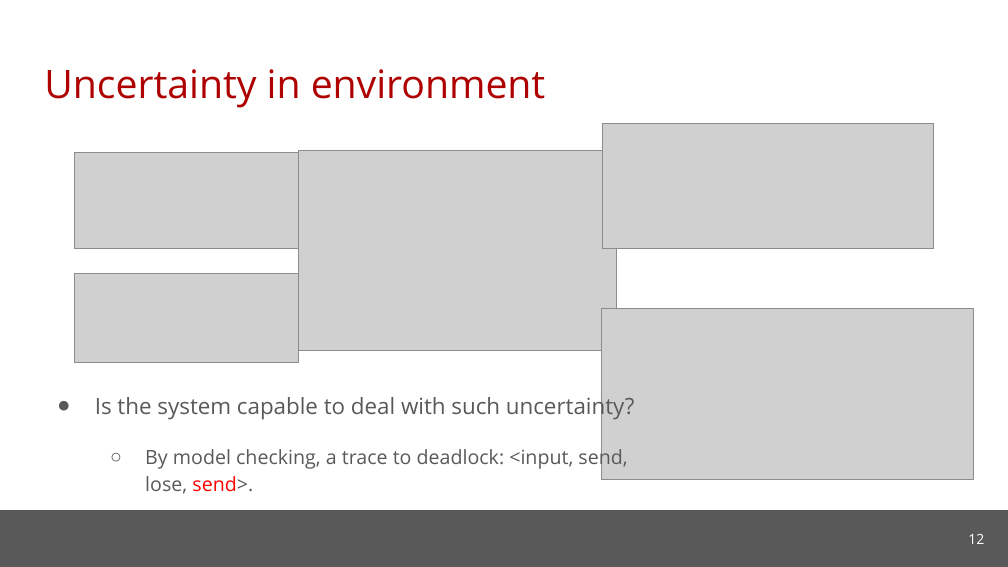
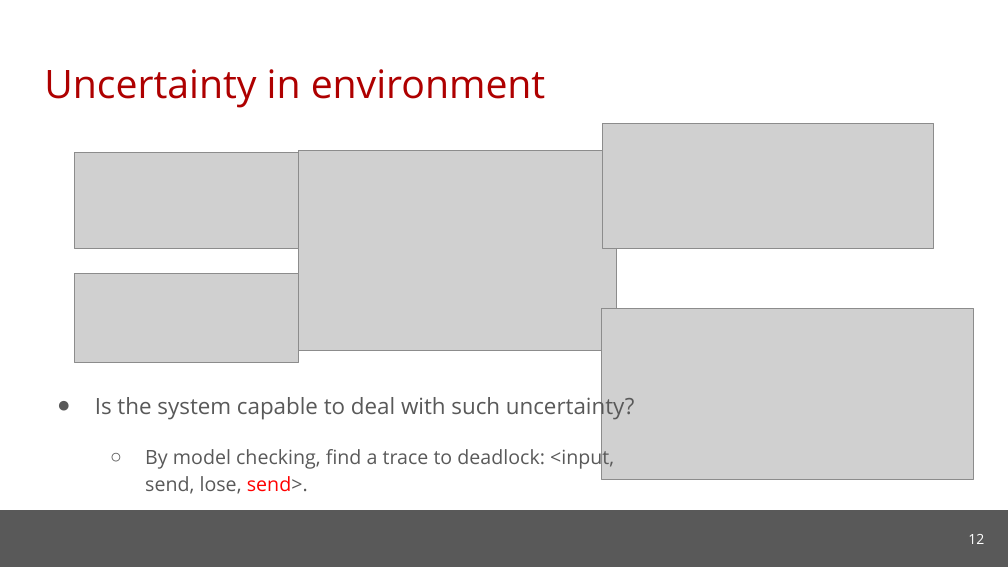
Before and after one commit to cmu-soda/Robustness, a slide deck: slide 12 of Robustness.pptx. Drawn at 1008x567 pixels with LibreOffice and Linux fonts; fonts in the diff are those of the drawing; grey boxes stand for pictures; background and template pictures are left out. Boxes give left, top, right and bottom in pixels: in the first picture for what was removed or moved away, otherwise in the second. Text is boxed around its words. In the diff, an @@ line names an element or a change of style, - is before the commit and + after.

Commit message:
update slides

```diff
--- a/Robustness.pptx
+++ b/Robustness.pptx
@@ text at <box>145,445,614,494</box>: text changed @@
-  ○ By model checking, a trace to deadlock: <input, send, lose, send>.
+  ○ By model checking, find a trace to deadlock: <input, send, lose, send>.
```
Also in this commit, not shown: 1 other slide changed.
